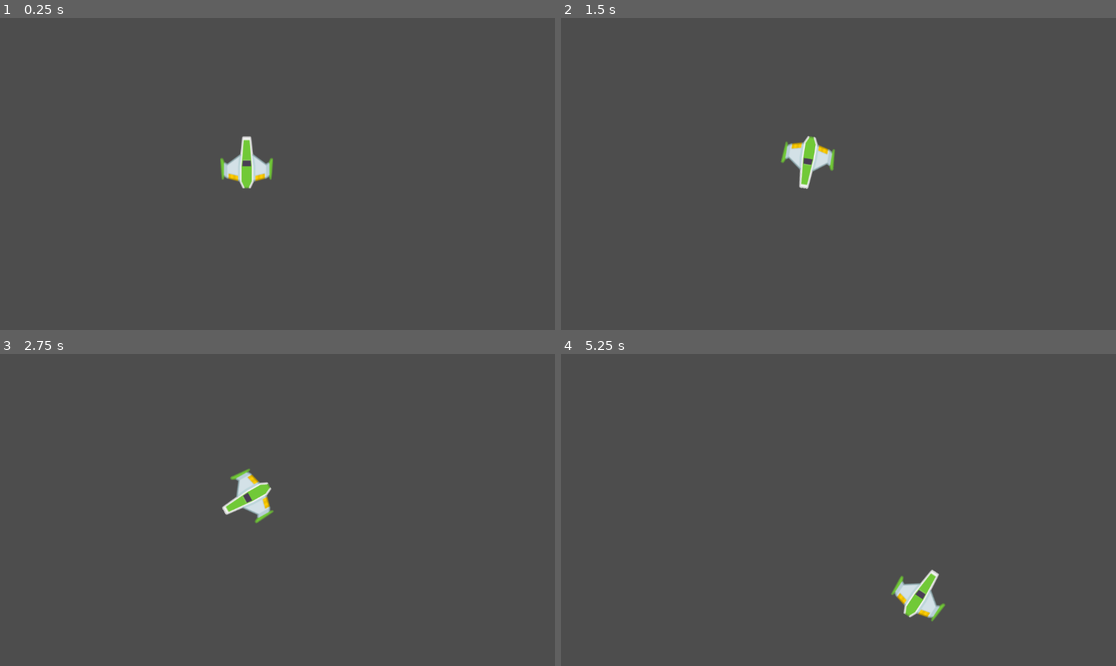
Above: before the commit, frames 1-4 (two rows, left to right).
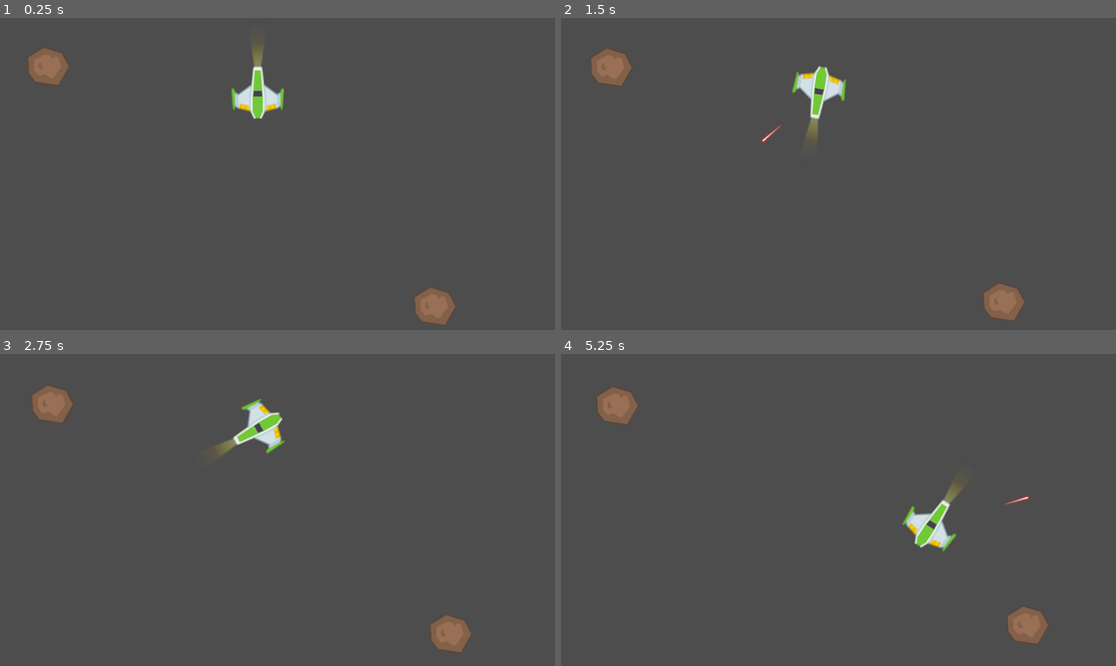
Above: after the commit, the same moments.

Repository: awittig03/space-shooter
Game: Godot game, scene res://game.tscn
Same seed, same stepped clock (60 frames per second), same inputs: the game is played once before the commit and once after it.
Inputs:
- Up to frame 1 (0.25 s): no input
- Up to frame 2 (1.5 s): tap Enter at 0.5 s; hold D (Right) 0.53-1.28 s; tap Space (Shoot, bound only after the commit) at 0.6, 1.35 s; hold A (Left) from 1.28 s (still down)
- Up to frame 3 (2.75 s): release A (Left) at 2.03 s; hold D (Right) from 2.03 s (still down); tap Space (Shoot, bound only after the commit) at 2.1 s
- Up to frame 4 (5.25 s): release D (Right) at 2.78 s; hold W (Forward) 2.78-3.53 s; tap Space (Shoot, bound only after the commit) every 0.75 s from 2.85 to 5.1 s; hold A (Left) from 3.53 s (still down)

The runs differ from the first frame. In frame 1, 3.0% of the frame differs, in the area x 4-83%, y 9-99%; in frame 2, 3.1%, in the area x 5-84%, y 9-98%; in frame 3, 3.0%; in frame 4, 3.1%.

Commit message:
complete part 2

Diff:
--- /dev/null
+++ b/Bullet.gd
@@ -0,0 +1,20 @@
+extends Node2D
+
+
+var speed = 1
+var damage = 1.0
+var velocity = Vector2.ZERO
+
+
+func _ready():
+	velocity = Vector2(0,-speed).rotated(rotation)
+
+
+
+
+func _physics_process(delta):
+	position = position + velocity
+
+
+func _on_area_2d_body_entered(body):
+	queue_free()
--- /dev/null
+++ b/asteroid.tscn
@@ -0,0 +1,13 @@
+[gd_scene load_steps=3 format=3 uid="uid://b6701dp0ce58o"]
+
+[ext_resource type="Script" path="res://asteroid/Asteroid.gd" id="1_7se7g"]
+[ext_resource type="Texture2D" uid="uid://bevpnu4tmffxp" path="res://Assets/PNG/Meteors/meteorBrown_big3.png" id="2_ewrx2"]
+
+[node name="Asteroid" type="CharacterBody2D"]
+script = ExtResource("1_7se7g")
+
+[node name="Sprite2D" type="Sprite2D" parent="."]
+texture = ExtResource("2_ewrx2")
+
+[node name="CollisionPolygon2D" type="CollisionPolygon2D" parent="."]
+polygon = PackedVector2Array(31.5, -32.5, 31.5, -30.5, 44.5, -8.9, 44.5, 8.5, 26.8, 41, -11.3, 41, -30.5, 37.7, -30.5, 35.7, -44.5, 19.1, -44.5, -24, -16.7, -41, 1.3, -41)
--- /dev/null
+++ b/asteroid/Asteroid.gd
@@ -0,0 +1,13 @@
+extends CharacterBody2D
+
+var initial_speed = 100.0
+
+func _ready():
+	velocity = Vector2(0,initial_speed*randf()).rotated(2*PI*randf())
+
+
+
+func _physics_process(_delta):
+	move_and_slide()
+	position.x = wrapf(position.x, 0, 1152)
+	position.y = wrapf(position.y, 0, 648)
--- a/game.tscn
+++ b/game.tscn
@@ -1,19 +1,18 @@
 [gd_scene load_steps=3 format=3 uid="uid://bymestjd04any"]
 
-[ext_resource type="Script" path="res://player/Player.gd" id="1_1vopt"]
-[ext_resource type="Texture2D" uid="uid://bg1p0sgbqtnui" path="res://Assets/PNG/playerShip1_green.png" id="1_y10yq"]
+[ext_resource type="PackedScene" uid="uid://ba2mfij4jkis1" path="res://player/player.tscn" id="1_yupnn"]
+[ext_resource type="PackedScene" uid="uid://b6701dp0ce58o" path="res://asteroid.tscn" id="2_pyl5d"]
 
 [node name="Game" type="Node2D"]
 
-[node name="Player" type="CharacterBody2D" parent="."]
-position = Vector2(512, 300)
-script = ExtResource("1_1vopt")
-metadata/_edit_group_ = true
+[node name="Player" parent="." instance=ExtResource("1_yupnn")]
 
-[node name="Sprite2D" type="Sprite2D" parent="Player"]
-scale = Vector2(1.11616, 1.44667)
-texture = ExtResource("1_y10yq")
+[node name="asteroid_container" type="Node2D" parent="."]
 
-[node name="CollisionPolygon2D" type="CollisionPolygon2D" parent="Player"]
-scale = Vector2(1.11616, 1.44667)
-polygon = PackedVector2Array(12.5, -34.9, 16.2, -14.5, 17.1, -14.5, 35.8, -2.7, 42.6, -10.5, 49.3, -10.5, 49.5, 24.7, 46.6, 29.5, 42.7, 29.5, 39.7, 26.5, 16.4, 31.2, 11.9, 37.5, -12.2, 37.5, -18.4, 30.5, -22.8, 30.5, -39.8, 25.5, -45.2, 29.8, -47.5, 28.8, -47.5, 27.3, -49.5, 25.3, -49.5, -9.5, -48.9, -9.5, -41.5, -10.9, -41.5, -8.4, -35.9, -3.5, -17.5, -12.8, -12.5, -34.9, -12.5, -37.5, 12.5, -37.5)
+[node name="Asteroid" parent="asteroid_container" instance=ExtResource("2_pyl5d")]
+position = Vector2(100, 100)
+
+[node name="Asteroid2" parent="asteroid_container" instance=ExtResource("2_pyl5d")]
+position = Vector2(900, 600)
+
+[node name="Effects" type="Node2D" parent="."]
--- a/global.gd
+++ b/global.gd
@@ -1,8 +1,9 @@
 extends Node
 
+func _ready():
+	randomize()
 
 
-
-func _process(delta):
+func _process(_delta):
 	if Input.is_action_pressed("quit"):
 		get_tree().quit()
--- a/player/Player.gd
+++ b/player/Player.gd
@@ -3,23 +3,43 @@
 func _init():
 	pass
 
-func _process(delta):
+func _process(_delta):
 	pass
 
 var speed = 10
 var max_speed = 1000
 var rotate_speed = 0.1
+var nose = Vector2(0,-60)
+var Bullet = load("res://player/bullet.tscn")
 
+func get_input():
+	var to_return = Vector2.ZERO
+	$Exhaust.hide()
+	$Exhaust2.hide()
+	if Input.is_action_pressed("Forward"):
+		to_return += Vector2(0,-1)
+		$Exhaust.show()
+		$Exhaust2.show()
+	if Input.is_action_pressed("Left"):
+		rotation -= rotate_speed
+	if Input.is_action_pressed("Right"):
+		rotation += rotate_speed
+	return to_return.rotated(rotation)
 
-func _physics_process(delta):
-	if Input.is_action_pressed("Left"):
-		rotation = rotation - rotate_speed
-	if Input.is_action_pressed("Right"):
-		rotation = rotation + rotate_speed
-	if Input.is_action_pressed("Forward"):
-		velocity = velocity + Vector2(0,-speed).rotated(rotation)
+func _physics_process(_delta):
+	velocity += get_input()*speed
+	velocity = velocity.normalized() * clamp(velocity.length(), 0, max_speed)
+
 	position.x = wrapf(position.x, 0, 1152)
 	position.y = wrapf(position.y, 0, 648)
 	velocity = velocity.normalized() * clamp(velocity.length(), 0, max_speed)
 
 	move_and_slide()
+
+	if Input.is_action_just_pressed("Shoot"):
+		var bullet = Bullet.instantiate()
+		bullet.position = position + nose.rotated(rotation)
+		bullet.rotation = rotation
+		var Effects = get_node_or_null("/root/Game/Effects")
+		if Effects != null:
+			Effects.add_child(bullet)
--- /dev/null
+++ b/player/bullet.tscn
@@ -0,0 +1,48 @@
+[gd_scene load_steps=4 format=3 uid="uid://cyneg1ql68ciy"]
+
+[ext_resource type="Texture2D" uid="uid://bjx5gh646uby1" path="res://Assets/PNG/Lasers/laserRed01.png" id="2_7yilr"]
+
+[sub_resource type="GDScript" id="GDScript_c0yhb"]
+script/source = "extends Area2D
+
+var speed = 10
+var damage = 1.0
+var velocity = Vector2.ZERO
+# Called when the node enters the scene tree for the first time.
+func _ready():
+	velocity = Vector2(0,-speed).rotated(rotation)
+
+
+# Called every frame. 'delta' is the elapsed time since the previous frame.
+func _physics_process(_delta):
+	position = position + velocity
+
+
+func _on_body_entered(_body):
+	queue_free()
+
+
+func _on_timer_timeout():
+	queue_free()
+"
+
+[sub_resource type="CircleShape2D" id="CircleShape2D_k0r56"]
+radius = 12.0
+
+[node name="Bullet" type="Area2D"]
+script = SubResource("GDScript_c0yhb")
+
+[node name="Sprite2D" type="Sprite2D" parent="."]
+texture = ExtResource("2_7yilr")
+
+[node name="CollisionShape2D" type="CollisionShape2D" parent="."]
+position = Vector2(0, -20)
+shape = SubResource("CircleShape2D_k0r56")
+
+[node name="Timer" type="Timer" parent="."]
+wait_time = 2.0
+one_shot = true
+autostart = true
+
+[connection signal="body_entered" from="." to="." method="_on_body_entered"]
+[connection signal="timeout" from="Timer" to="." method="_on_timer_timeout"]
--- /dev/null
+++ b/player/player.tscn
@@ -0,0 +1,41 @@
+[gd_scene load_steps=5 format=3 uid="uid://ba2mfij4jkis1"]
+
+[ext_resource type="Script" path="res://player/Player.gd" id="1_bh6wd"]
+[ext_resource type="Texture2D" uid="uid://dtw50mwk2kxqn" path="res://Assets/PNG/Effects/fire18.png" id="2_14arw"]
+[ext_resource type="Texture2D" uid="uid://cldxlv6ktgmm0" path="res://Assets/PNG/Effects/fire12.png" id="3_d8kgv"]
+[ext_resource type="Texture2D" uid="uid://bg1p0sgbqtnui" path="res://Assets/PNG/playerShip1_green.png" id="4_g41ov"]
+
+[node name="Player" type="CharacterBody2D"]
+position = Vector2(535, 155)
+script = ExtResource("1_bh6wd")
+metadata/_edit_group_ = true
+
+[node name="Exhaust" type="Sprite2D" parent="."]
+visible = false
+position = Vector2(-23.8892, 68.2361)
+rotation = -3.14159
+scale = Vector2(1.69478, 2.11052)
+texture = ExtResource("2_14arw")
+offset = Vector2(3, 0)
+
+[node name="Exhaust2" type="Sprite2D" parent="."]
+visible = false
+position = Vector2(-23.8892, 68.2361)
+rotation = -3.14159
+scale = Vector2(1.69478, 2.11052)
+texture = ExtResource("2_14arw")
+offset = Vector2(-30, 0)
+
+[node name="headlight" type="Sprite2D" parent="."]
+position = Vector2(78, -85)
+scale = Vector2(2.62191, 4.05526)
+texture = ExtResource("3_d8kgv")
+offset = Vector2(-30, 0)
+
+[node name="Sprite2D" type="Sprite2D" parent="."]
+scale = Vector2(1.11616, 1.44667)
+texture = ExtResource("4_g41ov")
+
+[node name="CollisionPolygon2D" type="CollisionPolygon2D" parent="."]
+scale = Vector2(1.11616, 1.44667)
+polygon = PackedVector2Array(12.5, -34.9, 16.2, -14.5, 17.1, -14.5, 35.8, -2.7, 42.6, -10.5, 49.3, -10.5, 49.5, 24.7, 46.6, 29.5, 42.7, 29.5, 39.7, 26.5, 16.4, 31.2, 11.9, 37.5, -12.2, 37.5, -18.4, 30.5, -22.8, 30.5, -39.8, 25.5, -45.2, 29.8, -47.5, 28.8, -47.5, 27.3, -49.5, 25.3, -49.5, -9.5, -48.9, -9.5, -41.5, -10.9, -41.5, -8.4, -35.9, -3.5, -17.5, -12.8, -12.5, -34.9, -12.5, -37.5, 12.5, -37.5)
--- a/project.godot
+++ b/project.godot
@@ -24,21 +24,25 @@
 Forward={
 "deadzone": 0.5,
 "events": [Object(InputEventKey,"resource_local_to_scene":false,"resource_name":"","device":-1,"window_id":0,"alt_pressed":false,"shift_pressed":false,"ctrl_pressed":false,"meta_pressed":false,"pressed":false,"keycode":0,"physical_keycode":87,"key_label":0,"unicode":119,"echo":false,"script":null)
+, Object(InputEventKey,"resource_local_to_scene":false,"resource_name":"","device":-1,"window_id":0,"alt_pressed":false,"shift_pressed":false,"ctrl_pressed":false,"meta_pressed":false,"pressed":false,"keycode":0,"physical_keycode":4194320,"key_label":0,"unicode":0,"echo":false,"script":null)
 ]
 }
 Left={
 "deadzone": 0.5,
 "events": [Object(InputEventKey,"resource_local_to_scene":false,"resource_name":"","device":-1,"window_id":0,"alt_pressed":false,"shift_pressed":false,"ctrl_pressed":false,"meta_pressed":false,"pressed":false,"keycode":0,"physical_keycode":65,"key_label":0,"unicode":97,"echo":false,"script":null)
+, Object(InputEventKey,"resource_local_to_scene":false,"resource_name":"","device":-1,"window_id":0,"alt_pressed":false,"shift_pressed":false,"ctrl_pressed":false,"meta_pressed":false,"pressed":false,"keycode":0,"physical_keycode":4194319,"key_label":0,"unicode":0,"echo":false,"script":null)
 ]
 }
 Right={
 "deadzone": 0.5,
 "events": [Object(InputEventKey,"resource_local_to_scene":false,"resource_name":"","device":-1,"window_id":0,"alt_pressed":false,"shift_pressed":false,"ctrl_pressed":false,"meta_pressed":false,"pressed":false,"keycode":0,"physical_keycode":68,"key_label":0,"unicode":100,"echo":false,"script":null)
+, Object(InputEventKey,"resource_local_to_scene":false,"resource_name":"","device":-1,"window_id":0,"alt_pressed":false,"shift_pressed":false,"ctrl_pressed":false,"meta_pressed":false,"pressed":false,"keycode":0,"physical_keycode":4194321,"key_label":0,"unicode":0,"echo":false,"script":null)
 ]
 }
 Down={
 "deadzone": 0.5,
 "events": [Object(InputEventKey,"resource_local_to_scene":false,"resource_name":"","device":-1,"window_id":0,"alt_pressed":false,"shift_pressed":false,"ctrl_pressed":false,"meta_pressed":false,"pressed":false,"keycode":0,"physical_keycode":83,"key_label":0,"unicode":115,"echo":false,"script":null)
+, Object(InputEventKey,"resource_local_to_scene":false,"resource_name":"","device":-1,"window_id":0,"alt_pressed":false,"shift_pressed":false,"ctrl_pressed":false,"meta_pressed":false,"pressed":false,"keycode":0,"physical_keycode":4194322,"key_label":0,"unicode":0,"echo":false,"script":null)
 ]
 }
 quit={
@@ -46,3 +50,8 @@
 "events": [Object(InputEventKey,"resource_local_to_scene":false,"resource_name":"","device":-1,"window_id":0,"alt_press …(182 unchanged characters)…
 ]
 }
+Shoot={
+"deadzone": 0.5,
+"events": [Object(InputEventKey,"resource_local_to_scene":false,"resource_name":"","device":-1,"window_id":0,"alt_pressed":false,"shift_pressed":false,"ctrl_pressed":false,"meta_pressed":false,"pressed":false,"keycode":0,"physical_keycode":32,"key_label":0,"unicode":32,"echo":false,"script":null)
+]
+}
